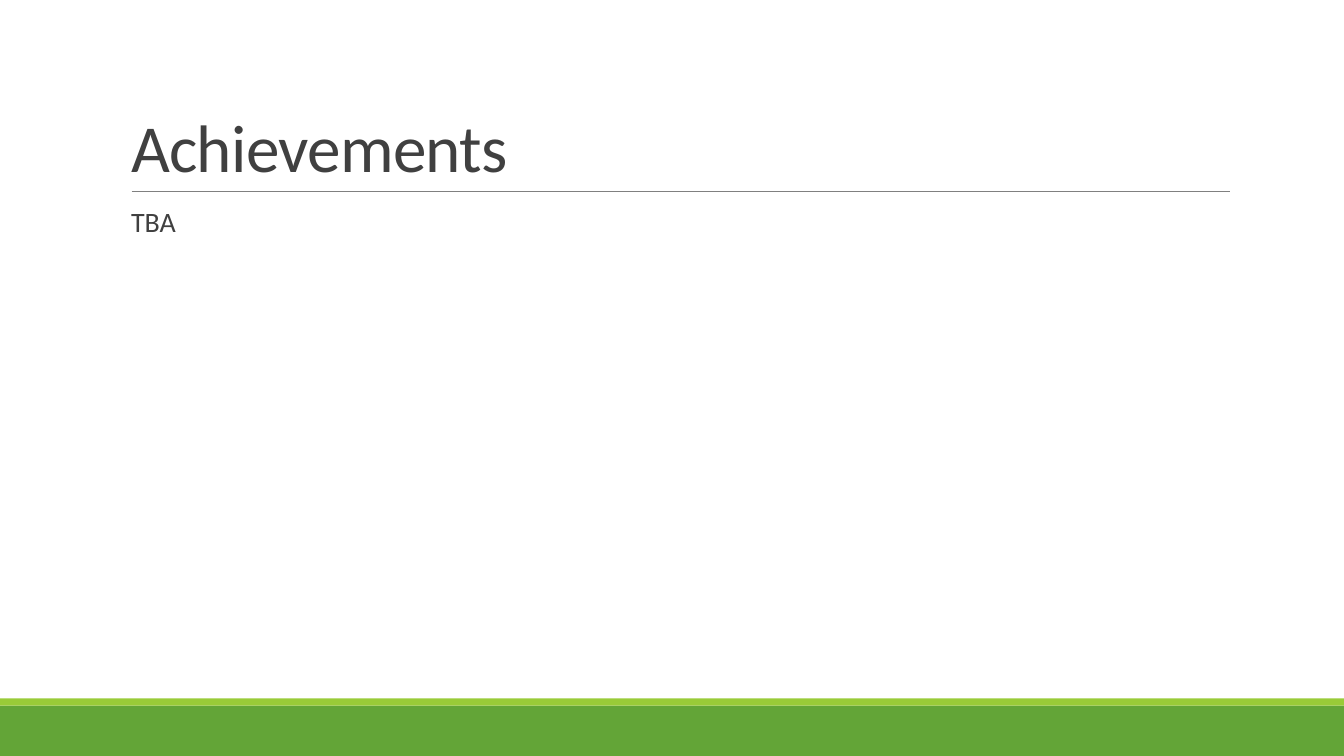
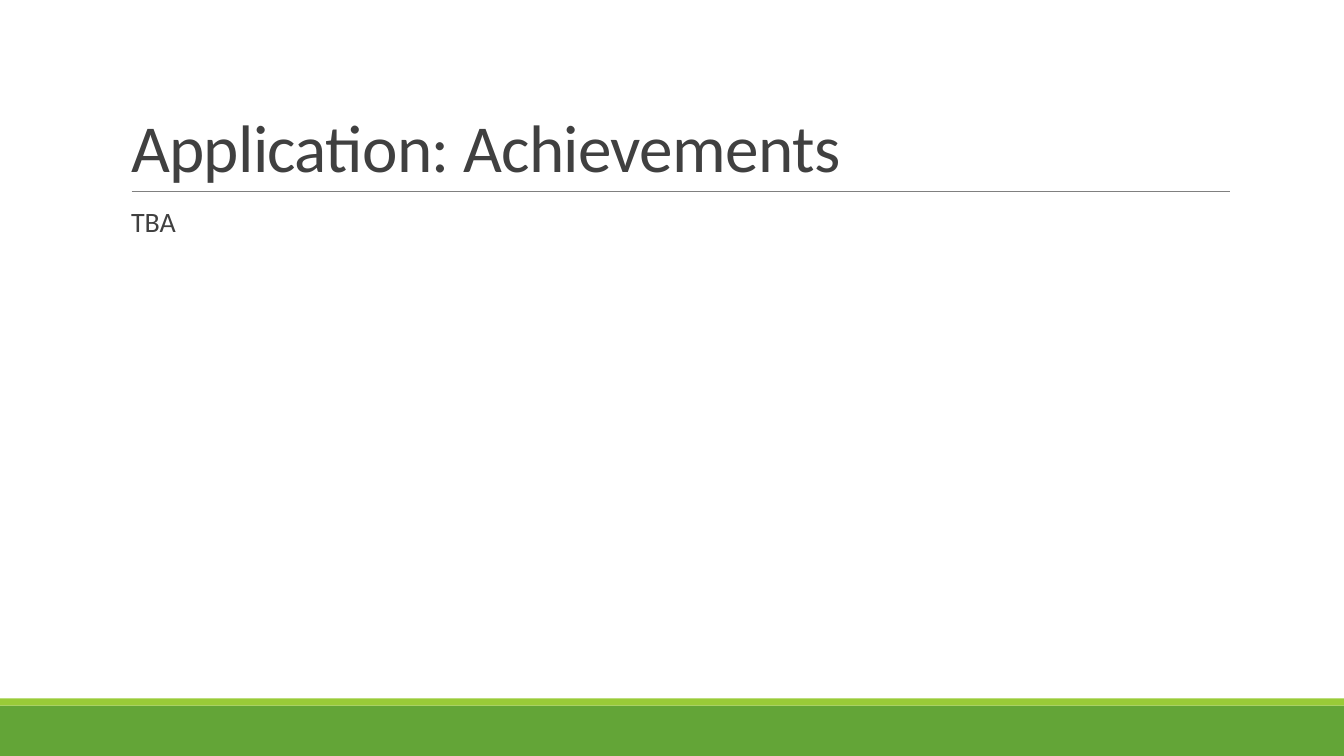
Before and after one commit to shossains/OOPProject, a slide deck: slide 11 of PpGoGreen.pptx. Drawn at 1344x756 pixels with LibreOffice and Linux fonts; fonts in the diff are those of the drawing. Boxes give left, top, right and bottom in pixels: in the first picture for what was removed or moved away, otherwise in the second. Text is boxed around its words. In the diff, an @@ line names an element or a change of style, - is before the commit and + after.

```diff
--- a/PpGoGreen.pptx
+++ b/PpGoGreen.pptx
@@ title at [131, 125, 840, 183]: text changed @@
-Achievements
+Application: Achievements
```
Also in this commit, not shown: 2 other slides changed.
